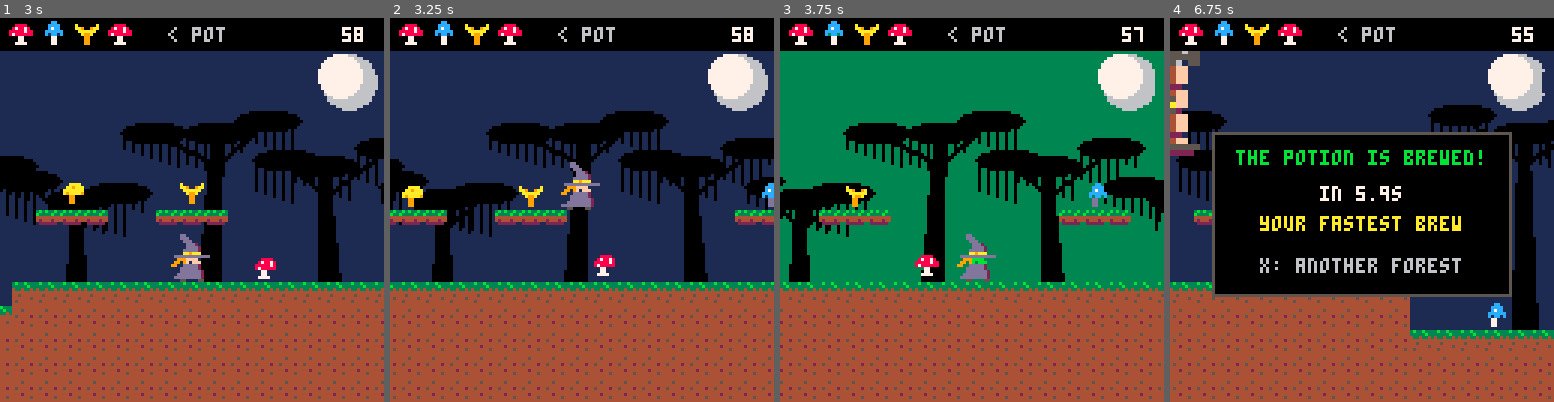
Above: before the commit, frames 1-4 (left to right).
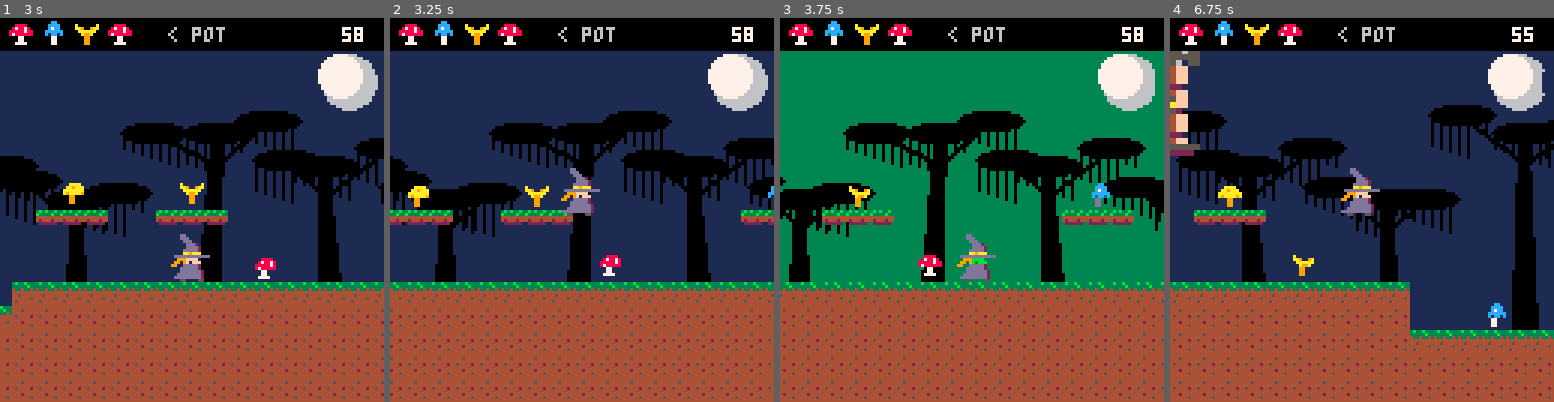
Above: after the commit, the same moments.

Repository: drachis/carts
Game: PICO-8 cartridge proj/witchcap/tests/test_boot.p8
Same seed, same stepped clock (60 frames per second), same inputs: the game is played once before the commit and once after it.
Inputs:
- Up to frame 1 (3 s): tap X (X key) at 0.33, 1.07, 1.85, 2.97 s; tap O (Z key) at 0.7, 1.7, 2.1, 2.5, 2.9 s; hold Right 1.6-2.1 s; hold Up 2.15-2.42 s; hold Right from 2.47 s (still down)
- Up to frame 2 (3.25 s): release Right at 3.03 s; hold Left from 3.08 s (still down)
- Up to frame 3 (3.75 s): tap O (Z key) at 3.3, 3.7 s; release Left at 3.58 s; hold Down from 3.63 s (still down)
- Up to frame 4 (6.75 s): release Down at 3.97 s; hold Right 4.02-4.68 s; tap X (X key) at 4.08, 5.2, 6.32 s; tap O (Z key) every 0.4 s from 4.1 to 6.5 s; hold Up 4.73-5.03 s; hold Left 5.08-5.68 s; hold Down 5.73-6.03 s; hold Right 6.08-6.58 s; hold Right from 6.63 s (still down)

Frame 1 is identical in both runs. In frame 2, 12% of the frame differs, in the area x 0-100%, y 24-100%; in frame 3, 6.7%; in frame 4, 27%, in the area x 10-90%, y 29-73%.

Commit message:
witchcap: the hut's legs are oriented sprites: a feathered thigh and a scaly shank, stretched along their bones with tline and meeting at a knee; the bloomers and stick legs are gone (2252 tokens)
Co-Authored-By: Claude Opus 5.5 <noreply@anthropic.com>

Diff:
--- a/proj/witchcap/data.lua
+++ b/proj/witchcap/data.lua
@@ -26,4 +26,5 @@
 hut_stance=18
 hut_stride=22
 hut_step_frames=16
+hut_bone=28
 ]],nil,_ENV)
--- a/proj/witchcap/hut.lua
+++ b/proj/witchcap/hut.lua
@@ -10,6 +10,19 @@
 -- hut.facing is 1 or -1, the way it last walked. hut.turn follows it from
 -- one to the other over a moment, and the hut is drawn as wide as turn is
 -- large, so it swings round like a door.
+--
+-- a leg is a thigh and a shank, each `hut_bone` pixels long, meeting at a
+-- knee worked out from where the hip and the ankle are. their pictures
+-- are sprites, stretched along the bone with tline. tline reads the map,
+-- so place_limbs() puts the two pictures in map rows 16..18, under the
+-- forest: the thigh in column 0, the shank in column 1.
+
+function place_limbs()
+ for row=0,2 do
+  mset(0,16+row,142+row*16)
+  mset(1,16+row,143+row*16)
+ end
+end
 
 function reset_hut()
  hut={x=cauldron_x-100,facing=1,turn=1,feet={}}
@@ -37,6 +50,19 @@
  end
 end
 
+-- the limb picture in map column `column`, drawn from one joint to the
+-- other at twice its width: a textured line for every half pixel across
+function draw_limb(column,x0,y0,x1,y1)
+ local dx,dy=x1-x0,y1-y0
+ local length=sqrt(dx*dx+dy*dy)
+ local down_picture=3/max(abs(dx),abs(dy))
+ for across=-8,7.5,0.5 do
+  local shift_x,shift_y=-dy/length*across,dx/length*across
+  tline(x0+shift_x,y0+shift_y,x1+shift_x,y1+shift_y,
+   column+(across+8)/16,16,0,down_picture)
+ end
+end
+
 function draw_hut(camera_x)
  local x,turn=hut.x-camera_x,hut.turn
  local flipped=turn<0
@@ -46,17 +72,18 @@
   local foot_x=foot.x-camera_x
   -- a stepping foot is lifted in an arc
   local ankle_y=ground_top(foot.x)-16+sin(foot.step/hut_step_frames/2)*14
-  local hip_x=x+foot.home*max(abs(turn),0.3)
-  -- the knee bends backwards, as a hen's does
-  local knee_x,knee_y=(hip_x+foot_x)/2-12*turn,(floor_y+10+ankle_y)/2
-  for thickness=-1,1 do
-   line(hip_x+thickness,floor_y+8,knee_x+thickness,knee_y,4)
-   line(knee_x+thickness,knee_y,foot_x+thickness,ankle_y,9)
-  end
-  circfill(knee_x,knee_y,2,9)
+  local hip_x,hip_y=x+foot.home*max(abs(turn),0.3),floor_y-4
+  local dx,dy=foot_x-hip_x,ankle_y-hip_y
+  local distance=sqrt(dx*dx+dy*dy)
+  -- the knee stands off the line from hip to ankle by what the two
+  -- bones have to spare, and bends backwards, as a hen's does
+  local half=min(distance/2,hut_bone)
+  local bend=sqrt(hut_bone*hut_bone-half*half)*sgn(turn)
+  local knee_x,knee_y=hip_x+dx/2-dy/distance*bend,hip_y+dy/2+dx/distance*bend
+  draw_limb(0,hip_x,hip_y,knee_x,knee_y)
+  draw_limb(1,knee_x,knee_y,foot_x,ankle_y)
   -- the foot sprite's ankle is 13 pixels in from its heel
   sspr(96,64,16,8,foot_x-(flipped and 19 or 13),ankle_y,32,16,flipped)
-  sspr(112,64,8,8,hip_x-8,floor_y-2,16,16)
  end
  local width=abs(turn)*96
  sspr(0,64,48,20,x-width/2,floor_y-40,width,40,flipped)
--- a/proj/witchcap/main.lua
+++ b/proj/witchcap/main.lua
@@ -7,6 +7,7 @@
 cartdata("witchcap_1")
 
 function _init()
+ place_limbs()
  mode,mode_frames="title",0
  best_frames=dget(0)
 end
--- a/proj/witchcap/tests/test_witch.lua
+++ b/proj/witchcap/tests/test_witch.lua
@@ -137,7 +137,8 @@
   end,
   check=function()
    dump_screen("hut")
-   return abs(witch.x-24-hut.x)<8,"hut "..witch.x-hut.x.." pixels to her left"
+   return abs(witch.x-24-hut.x)<8 and stat(7)==60,
+    "hut "..witch.x-hut.x.." pixels to her left, "..stat(7).." frames a second, cpu "..stat(1)
   end,
  },
  {
Not shown, changed: 24 lines of the sprite sheet (__gfx__) section of proj/witchcap/tests/test_boot.p8
Not shown, changed: 24 lines of the sprite sheet (__gfx__) section of proj/witchcap/tests/test_forest.p8
Not shown, changed: 24 lines of the sprite sheet (__gfx__) section of proj/witchcap/tests/test_witch.p8
Not shown, changed: 24 lines of the sprite sheet (__gfx__) section of proj/witchcap/witchcap.p8
Not shown, changed: proj/witchcap/gen_cart.py
